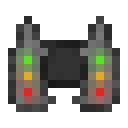
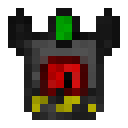
Comparing the layer stacks of the two (128, 128) images. Changes:
hid "jetpack" over [8,16,120,112]
added layer "rift_identifier" above "tool" over [8,8,120,120]
